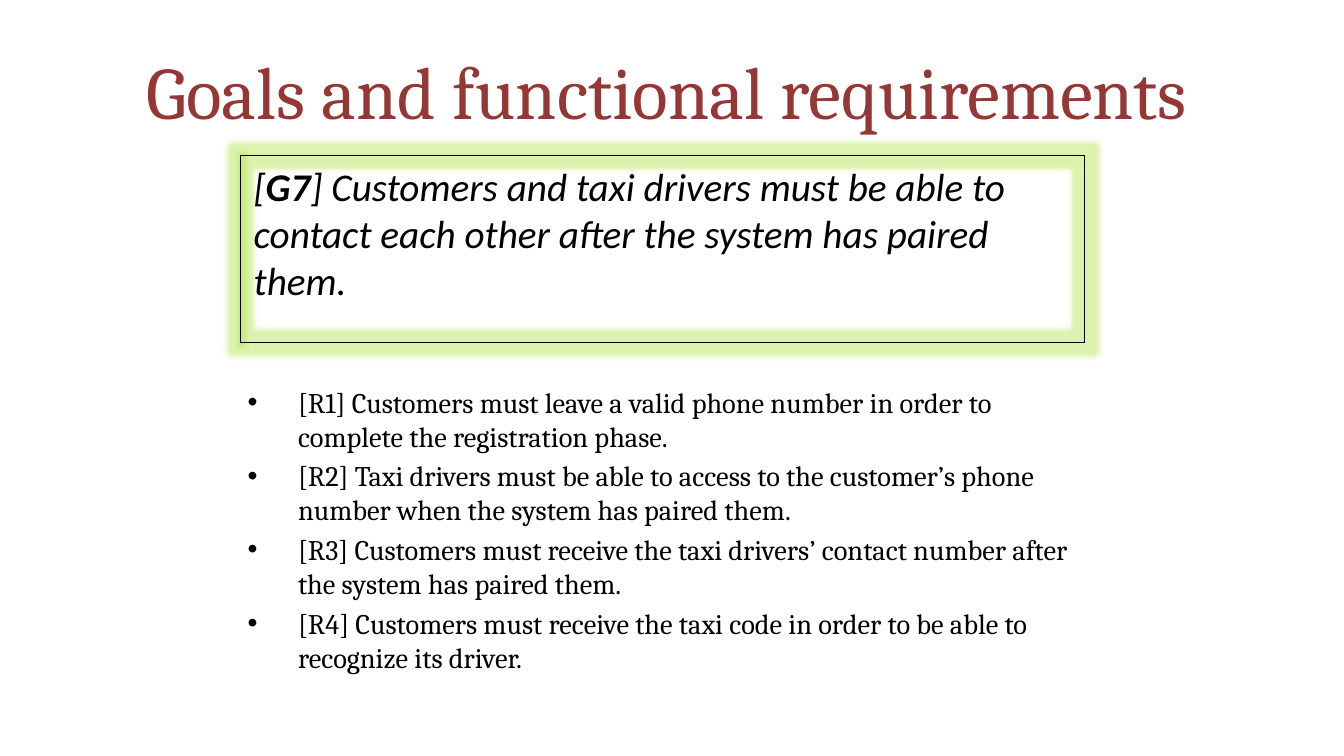
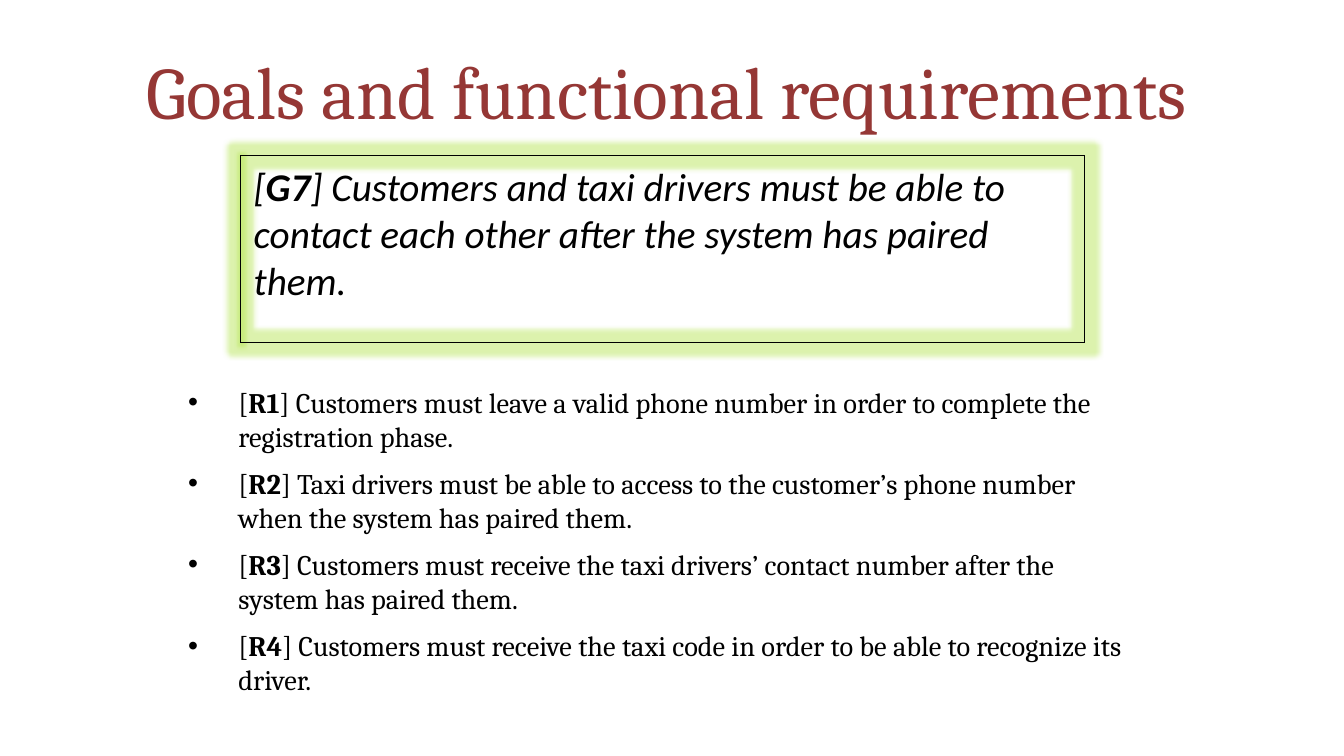
Before and after one commit to MarcoRomani/myTaxyService-SE2-PozziRomani, a slide deck: slide 11 of OtherStuff/FINAL PRESENTATION/MyTaxiService.pptx. Drawn at 1344x756 pixels with LibreOffice and Linux fonts; fonts in the diff are those of the drawing. Boxes give left, top, right and bottom in pixels: in the first picture for what was removed or moved away, otherwise in the second. Text is boxed around its words. In the diff, an @@ line names an element or a change of style, - is before the commit and + after.

```diff
--- a/OtherStuff/FINAL PRESENTATION/MyTaxiService.pptx
+++ b/OtherStuff/FINAL PRESENTATION/MyTaxiService.pptx
@@ text "[R1] Customers must leave a ...": place and size @@
-text "[R1] Customers must leave a ..." at (298, 393, 1067, 674)
+text "[R1] Customers must leave a ..." at (238, 393, 1121, 691)
@@ text "[R1] Customers must leave a ..." at (238, 393, 1121, 691): bold on in "[R1]", "[R2]", "[R3]", "[R4]"; more space between paragraphs @@
```
Also in this commit, not shown: 11 other slides changed.
